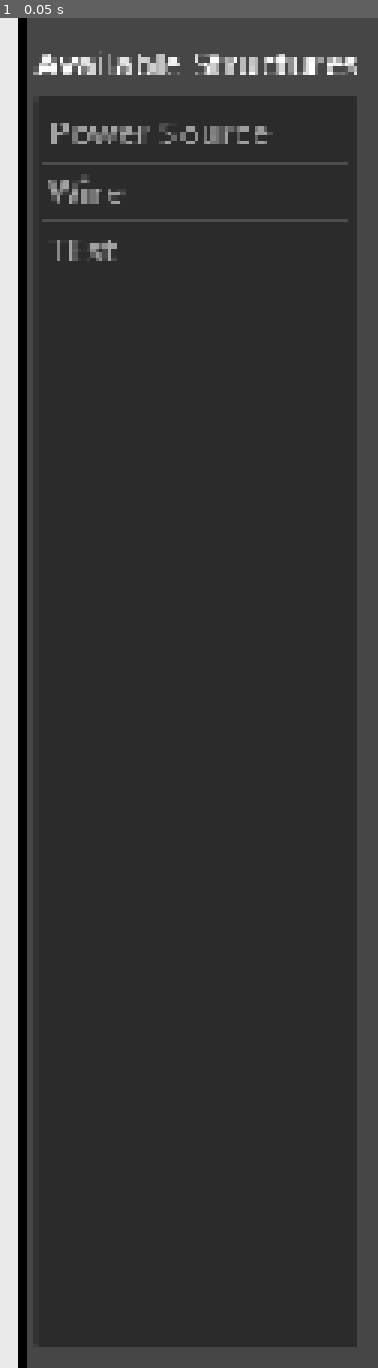
Above: before the commit, frame 1.
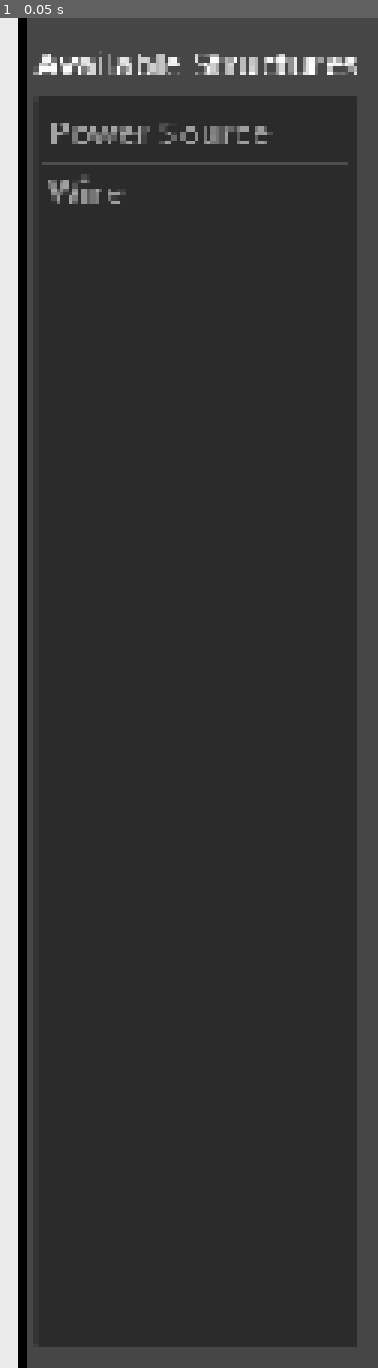
Above: after the commit, the same moment.

Repository: curtjs/towerflow
Game: Godot game, scene res://game/game.tscn
Two runs of this game, one before a commit and one after it. Both use one fixed random seed, a clock stepped at 60 frames per second and the inputs below.
Inputs:
- Up to frame 1 (0.05 s): no input

The runs differ from the first frame. In frame 1, 0.3% of the frame differs, in the area x 11-93%, y 14-18%.

Commit message:
added wire sprites and connection system, fixes: $11c

Diff:
--- a/game/controllers/building_controller.tscn
+++ b/game/controllers/building_controller.tscn
@@ -1,8 +1,7 @@
-[gd_scene load_steps=6 format=3 uid="uid://lfafx5ukayfs"]
+[gd_scene load_steps=5 format=3 uid="uid://lfafx5ukayfs"]
 
 [ext_resource type="Script" uid="uid://d2l3dejlhv8lj" path="res://game/controllers/building_controller.gd" id="1_4nh02"]
 [ext_resource type="PackedScene" uid="uid://6ncgodehgkfk" path="res://structures/power_source.tscn" id="2_cb4xn"]
-[ext_resource type="PackedScene" uid="uid://cuqlhfr0nxjox" path="res://structures/test.tscn" id="4_2dde1"]
 [ext_resource type="PackedScene" uid="uid://b2kynafj1wbxv" path="res://structures/wire.tscn" id="5_51jte"]
 
 [sub_resource type="StyleBoxFlat" id="StyleBoxFlat_dfb2d"]
@@ -16,7 +15,7 @@
 
 [node name="BuildingController" type="Node2D"]
 script = ExtResource("1_4nh02")
-structures = Array[PackedScene]([ExtResource("2_cb4xn"), ExtResource("5_51jte"), ExtResource("4_2dde1")])
+structures = Array[PackedScene]([ExtResource("2_cb4xn"), ExtResource("5_51jte")])
 
 [node name="UI" type="CanvasLayer" parent="."]
 
@@ -51,9 +50,8 @@
 [node name="StructureList" type="ItemList" parent="UI/Control/BuildMenu/VBoxContainer"]
 layout_mode = 2
 size_flags_vertical = 3
-item_count = 3
+item_count = 2
 item_0/text = "Power Source"
 item_1/text = "Wire"
-item_2/text = "TEst"
 
 [connection signal="item_clicked" from="UI/Control/BuildMenu/VBoxContainer/StructureList" to="." method="_on_item_list_item_clicked"]
--- a/game/game.tscn
+++ b/game/game.tscn
@@ -5,3 +5,6 @@
 [node name="Game" type="Node2D"]
 
 [node name="BuildingController" parent="." instance=ExtResource("1_tcusq")]
+
+[node name="Camera2D" type="Camera2D" parent="."]
+zoom = Vector2(4, 4)
--- a/project.godot
+++ b/project.godot
@@ -23,6 +23,10 @@
 
 project/assembly_name="New Game Project"
 
+[global_group]
+
+reciever=""
+
 [input]
 
 rotate_right={
--- a/structures/components/conductor_component.tscn
+++ b/structures/components/conductor_component.tscn
@@ -1,16 +1,11 @@
-[gd_scene load_steps=3 format=3 uid="uid://b1ng0r435j0t6"]
+[gd_scene load_steps=2 format=3 uid="uid://b1ng0r435j0t6"]
 
 [ext_resource type="Script" uid="uid://dwkyjjim1ovgv" path="res://structures/components/conductor_component.gd" id="1_nn7qw"]
-
-[sub_resource type="PlaceholderTexture2D" id="PlaceholderTexture2D_418dp"]
-size = Vector2(4, 4)
 
 [node name="ConductorComponent" type="Area2D"]
 script = ExtResource("1_nn7qw")
 
 [node name="EnergizedVisualizer" type="Sprite2D" parent="."]
-visible = false
 modulate = Color(1, 1, 0, 1)
-texture = SubResource("PlaceholderTexture2D_418dp")
 
 [connection signal="area_entered" from="." to="." method="_on_area_entered"]
--- a/structures/power_source.tscn
+++ b/structures/power_source.tscn
@@ -2,16 +2,15 @@
 
 [ext_resource type="PackedScene" uid="uid://b1ng0r435j0t6" path="res://structures/components/conductor_component.tscn" id="1_o687o"]
 [ext_resource type="PackedScene" uid="uid://vu4gok0th0pi" path="res://structures/base_structure.tscn" id="1_wb5ol"]
-
-[sub_resource type="PlaceholderTexture2D" id="PlaceholderTexture2D_q0gbi"]
-size = Vector2(16, 16)
+[ext_resource type="Texture2D" uid="uid://c18pv8arihj21" path="res://structures/power_source/power_source.png" id="2_2f52b"]
 
 [sub_resource type="RectangleShape2D" id="RectangleShape2D_if5i4"]
+size = Vector2(17, 17)
 
 [node name="PowerSource" instance=ExtResource("1_wb5ol")]
-texture = SubResource("PlaceholderTexture2D_q0gbi")
+texture = ExtResource("2_2f52b")
 
-[node name="ConductorComponent" parent="." index="0" instance=ExtResource("1_o687o")]
+[node name="ConductorComponent" parent="." index="0" groups=["reciever"] instance=ExtResource("1_o687o")]
 energized = true
 
 [node name="CollisionShape2D" type="CollisionShape2D" parent="ConductorComponent" index="1"]
--- a/structures/test.tscn
+++ /dev/null
@@ -1,5 +0,0 @@
-[gd_scene load_steps=2 format=3 uid="uid://cuqlhfr0nxjox"]
-
-[ext_resource type="PackedScene" uid="uid://vu4gok0th0pi" path="res://structures/base_structure.tscn" id="1_dn7ts"]
-
-[node name="BaseStructure" instance=ExtResource("1_dn7ts")]
--- a/structures/wire.tscn
+++ b/structures/wire.tscn
@@ -1,16 +1,19 @@
-[gd_scene load_steps=5 format=3 uid="uid://b2kynafj1wbxv"]
+[gd_scene load_steps=7 format=3 uid="uid://b2kynafj1wbxv"]
 
 [ext_resource type="PackedScene" uid="uid://vu4gok0th0pi" path="res://structures/base_structure.tscn" id="1_5ecgy"]
 [ext_resource type="PackedScene" uid="uid://b1ng0r435j0t6" path="res://structures/components/conductor_component.tscn" id="1_gbyub"]
-
-[sub_resource type="PlaceholderTexture2D" id="PlaceholderTexture2D_aftfj"]
-size = Vector2(8, 16)
+[ext_resource type="Texture2D" uid="uid://cagwfodhg386e" path="res://structures/wire/wire.png" id="2_xjm1k"]
+[ext_resource type="Script" uid="uid://dou6b7av540w" path="res://structures/wire/sprite_connections_manager.gd" id="3_hqt6m"]
 
 [sub_resource type="RectangleShape2D" id="RectangleShape2D_dsyj0"]
 size = Vector2(7.95976, 2.0739)
 
+[sub_resource type="RectangleShape2D" id="RectangleShape2D_hqt6m"]
+size = Vector2(16, 16)
+
 [node name="Wire" instance=ExtResource("1_5ecgy")]
-texture = SubResource("PlaceholderTexture2D_aftfj")
+texture = ExtResource("2_xjm1k")
+hframes = 16
 
 [node name="ConductorComponent" parent="." index="0" instance=ExtResource("1_gbyub")]
 
@@ -21,3 +24,49 @@
 [node name="CollisionShape2D2" type="CollisionShape2D" parent="ConductorComponent" index="2"]
 position = Vector2(0.0089283, 8.99323)
 shape = SubResource("RectangleShape2D_dsyj0")
+
+[node name="CollisionShape2D3" type="CollisionShape2D" parent="ConductorComponent" index="3"]
+position = Vector2(9, 0)
+rotation = 1.5708
+shape = SubResource("RectangleShape2D_dsyj0")
+
+[node name="CollisionShape2D4" type="CollisionShape2D" parent="ConductorComponent" index="4"]
+position = Vector2(-9, 0)
+rotation = 1.5708
+shape = SubResource("RectangleShape2D_dsyj0")
+
+[node name="SpriteConnectionsManager" type="Node2D" parent="." index="1"]
+script = ExtResource("3_hqt6m")
+
+[node name="Reciever" type="Area2D" parent="SpriteConnectionsManager" index="0" groups=["reciever"]]
+
+[node name="CollisionShape2D" type="CollisionShape2D" parent="SpriteConnectionsManager/Reciever" index="0"]
+shape = SubResource("RectangleShape2D_hqt6m")
+
+[node name="RayCastRight" type="RayCast2D" parent="SpriteConnectionsManager" index="1"]
+position = Vector2(11, 0)
+target_position = Vector2(5, 0)
+hit_from_inside = true
+collide_with_areas = true
+collide_with_bodies = false
+
+[node name="RayCastLeft" type="RayCast2D" parent="SpriteConnectionsManager" index="2"]
+position = Vector2(-11, 0)
+target_position = Vector2(-5, 0)
+hit_from_inside = true
+collide_with_areas = true
+collide_with_bodies = false
+
+[node name="RayCastUp" type="RayCast2D" parent="SpriteConnectionsManager" index="3"]
+position = Vector2(0, -11)
+target_position = Vector2(0, -5)
+hit_from_inside = true
+collide_with_areas = true
+collide_with_bodies = false
+
+[node name="RayCastDown" type="RayCast2D" parent="SpriteConnectionsManager" index="4"]
+position = Vector2(0, 11)
+target_position = Vector2(0, 5)
+hit_from_inside = true
+collide_with_areas = true
+collide_with_bodies = false
--- /dev/null
+++ b/structures/wire/sprite_connections_manager.gd
@@ -0,0 +1,55 @@
+extends Node2D
+
+
+@onready var sprite := get_parent() as Sprite2D
+@onready var raycasts: Dictionary[Vector2, RayCast2D] = {
+	Vector2.RIGHT: $RayCastRight,
+	Vector2.UP: $RayCastUp,
+	Vector2.LEFT: $RayCastLeft,
+	Vector2.DOWN: $RayCastDown
+}
+
+enum {RIGHT = 0, UP = 1, LEFT = 2, DOWN = 3}
+
+var connection_mask: int = 0
+var neighboring_conductors: Dictionary[Vector2, Area2D] = {
+	Vector2.RIGHT: null,
+	Vector2.UP: null,
+	Vector2.LEFT: null,
+	Vector2.DOWN: null
+}
+
+
+func _process(delta: float) -> void:
+	update_connections()
+
+
+func update_connections() -> void:
+	for dir in raycasts:
+		var ray = raycasts[dir]
+		ray.force_raycast_update()
+
+		if ray.is_colliding():
+			var collider = ray.get_collider()
+
+			if collider.is_in_group("reciever"):
+				neighboring_conductors[dir] = collider
+			else:
+				neighboring_conductors[dir] = null
+		else:
+			neighboring_conductors[dir] = null
+
+	var new_mask = 0
+	if neighboring_conductors[Vector2.RIGHT]: new_mask |= 1 << RIGHT
+	if neighboring_conductors[Vector2.UP]: new_mask |= 1 << UP
+	if neighboring_conductors[Vector2.LEFT]: new_mask |= 1 << LEFT
+	if neighboring_conductors[Vector2.DOWN]: new_mask |= 1 << DOWN
+
+	if connection_mask != new_mask:
+		connection_mask = new_mask
+		update_visual_state()
+
+
+func update_visual_state() -> void:
+	print(connection_mask)
+	sprite.frame = connection_mask
Binary file added: structures/power_source/power_source.aseprite
Binary file added: structures/power_source/power_source.png
Not shown, added: structures/power_source/power_source.png.import
Not shown, added: structures/wire/sprite_connections_manager.gd.uid
Binary file added: structures/wire/wire.aseprite
Binary file added: structures/wire/wire.png
Not shown, added: structures/wire/wire.png.import
